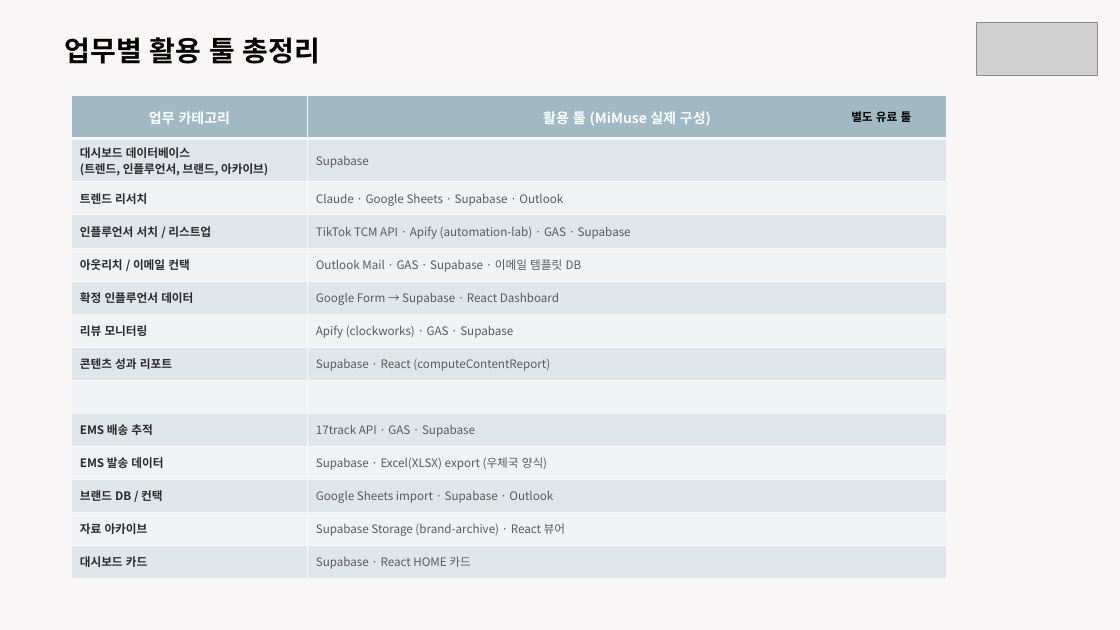
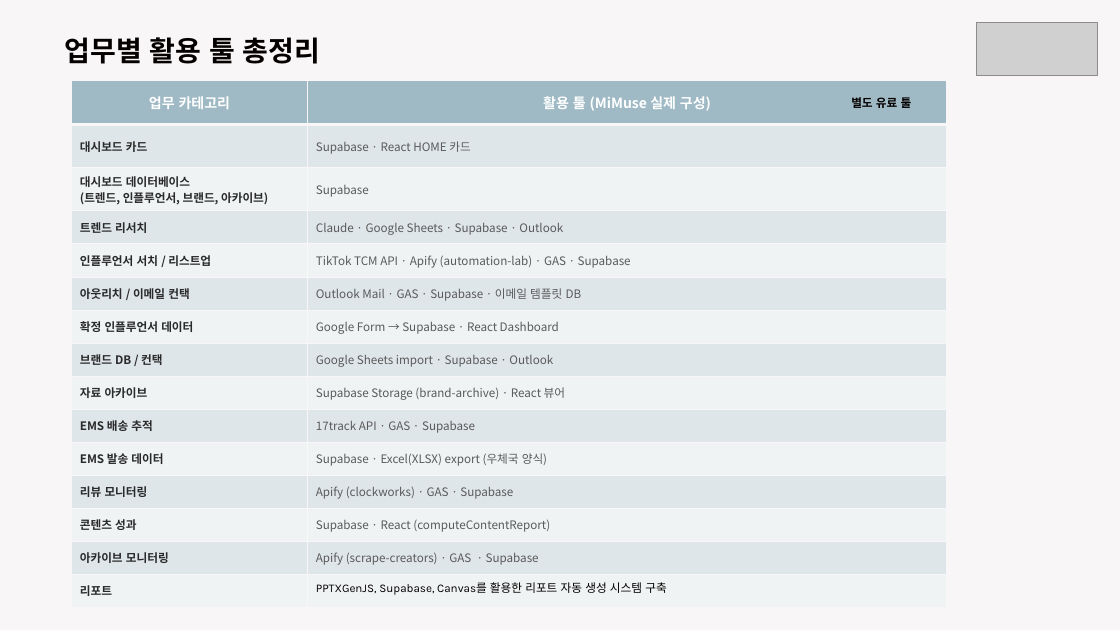
Before and after one commit to kaydeeloka/collab-net, a slide deck: slide 15 of docs/[Mi Muse] 대시보드 자동화 시스템.pptx. Drawn at 1120x630 pixels with LibreOffice and Linux fonts; fonts in the diff are those of the drawing; grey boxes stand for pictures; background and template pictures are left out. Boxes give left, top, right and bottom in pixels: in the first picture for what was removed or moved away, otherwise in the second. Text is boxed around its words. In the diff, an @@ line names an element or a change of style, - is before the commit and + after.

Commit message:
fix:find creators

```diff
--- a/docs/[Mi Muse] 대시보드 자동화 시스템.pptx
+++ b/docs/[Mi Muse] 대시보드 자동화 시스템.pptx
@@ table at (71, 81, 947, 607) @@
+row 2: 대시보드 카드 | Supabase · React HOME 카드
-row 7: 리뷰 모니터링 | Apify (clockworks) · GAS · Supabase
-row 8: 콘텐츠 성과 리포트 | Supabase · React (computeContentReport)
-row 9:  | 
+row 8: 브랜드 DB / 컨택 | Google Sheets import · Supabase · Outlook
+row 9: 자료 아카이브 | Supabase Storage (brand-archive) · React 뷰어
-row 12: 브랜드 DB / 컨택 | Google Sheets import · Supabase · Outlook
-row 13: 자료 아카이브 | Supabase Storage (brand-archive) · React 뷰어
-row 14: 대시보드 카드 | Supabase · React HOME 카드
+row 12: 리뷰 모니터링 | Apify (clockworks) · GAS · Supabase
+row 13: 콘텐츠 성과 | Supabase · React (computeContentReport)
+row 14: 아카이브 모니터링 | Apify (scrape-creators) · GAS · Supabase
+row 15: 리포트 | PPTXGenJS, Supabase, Canvas를 활용한 리포트 자동 생성 시스템 구축
@@ table: place and size @@
-table at (71, 95, 947, 579)
+table at (71, 81, 947, 607)
@@ text "별도 유료 툴": place and size @@
-text "별도 유료 툴" at (851, 109, 912, 125)
+text "별도 유료 툴" at (851, 95, 912, 111)
```
Also in this commit, not shown: 9 other slides changed, 2 slides added, 2 slides removed, 6 other files.
